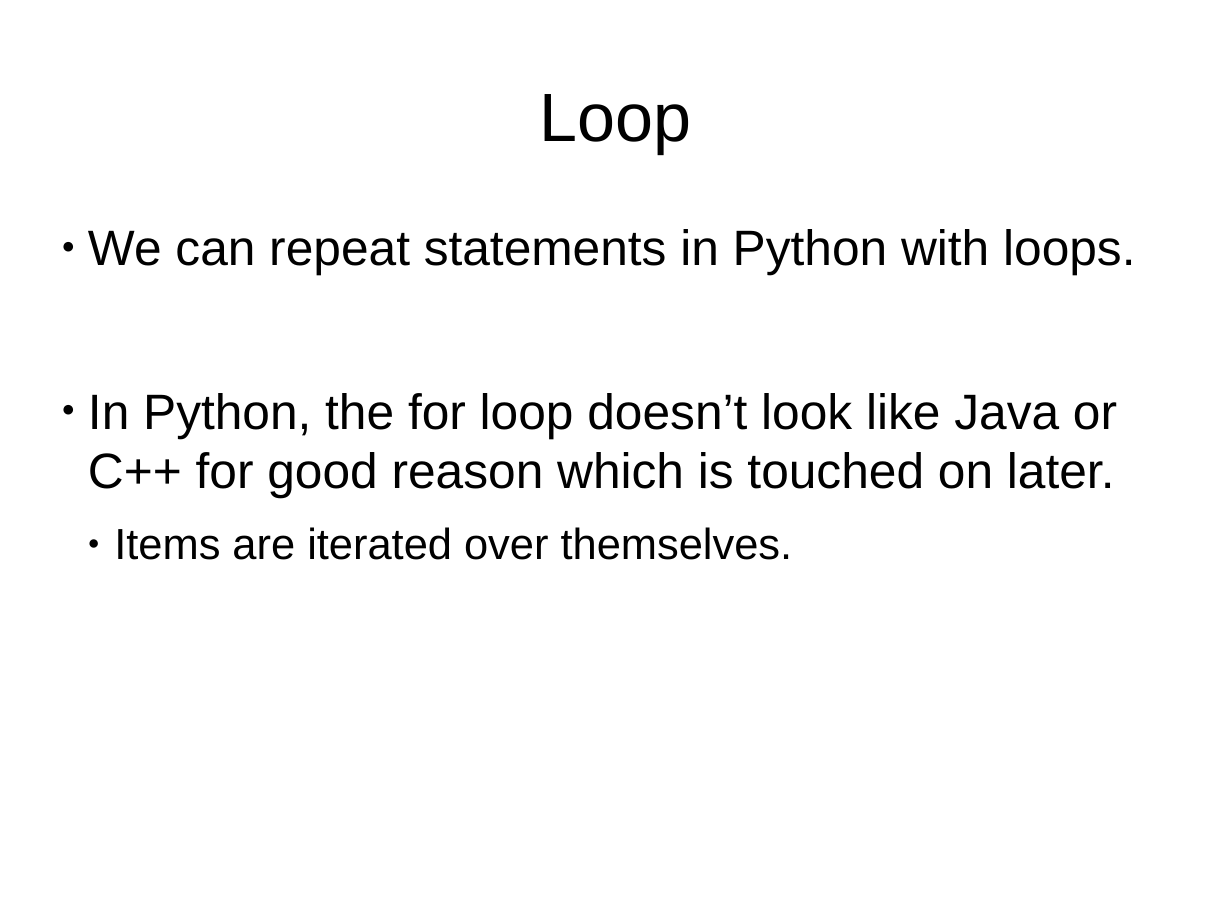
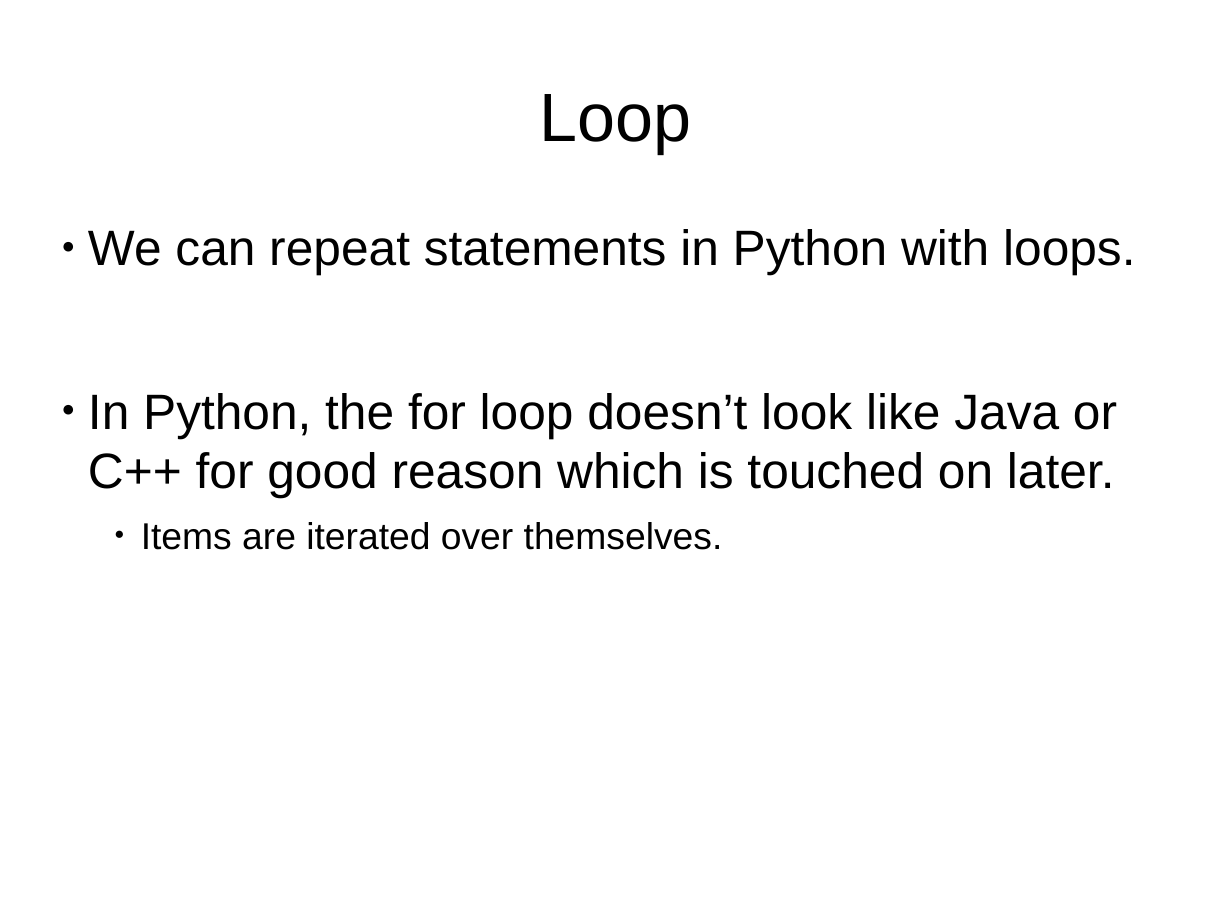
Before and after one commit to f0lie/basic_python_workshop, a slide deck: slide 11 of powerpoint.odp. Drawn at 1232x924 pixels with LibreOffice and Linux fonts; fonts in the diff are those of the drawing. Boxes give left, top, right and bottom in pixels: in the first picture for what was removed or moved away, otherwise in the second. Text is boxed around its words. In the diff, an @@ line names an element or a change of style, - is before the commit and + after.

Commit message:
Add OOP slides

```diff
--- a/powerpoint.odp
+++ b/powerpoint.odp
@@ text at (x1=141, y1=522, x2=723, y2=550): size 28 to 24 pt in "Items are iterated over themselves."; list level 2 to 3 in "Items are iterated over themselves." @@
```
Also in this commit, not shown: 5 slides added, 1 slide removed, 1 other file.
